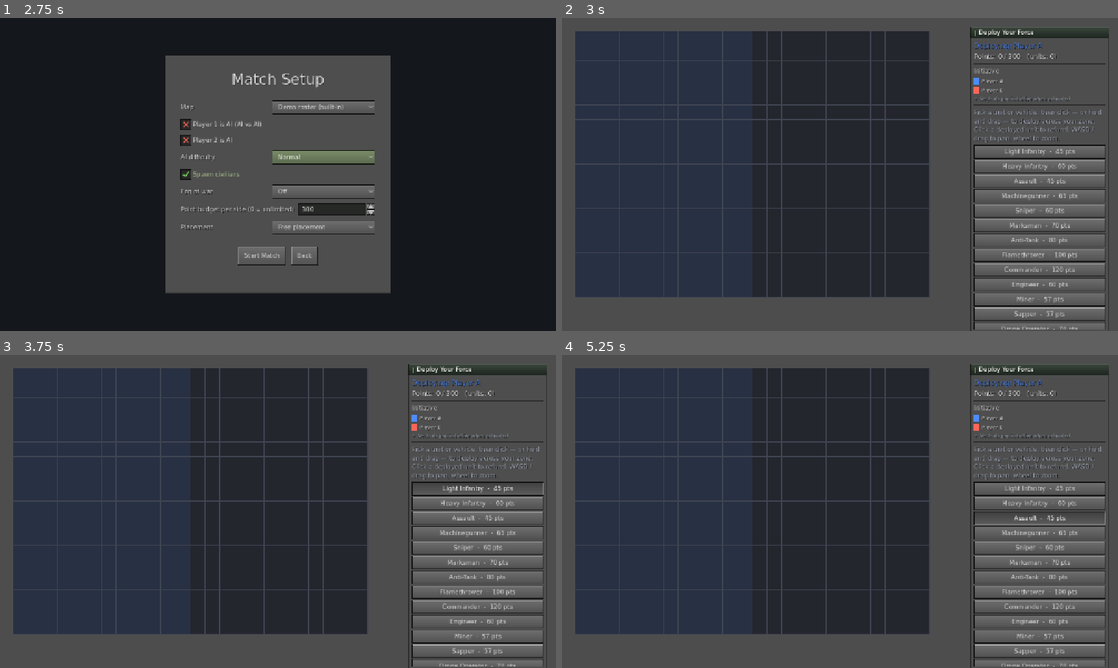
Above: before the commit, frames 1-4 (two rows, left to right).
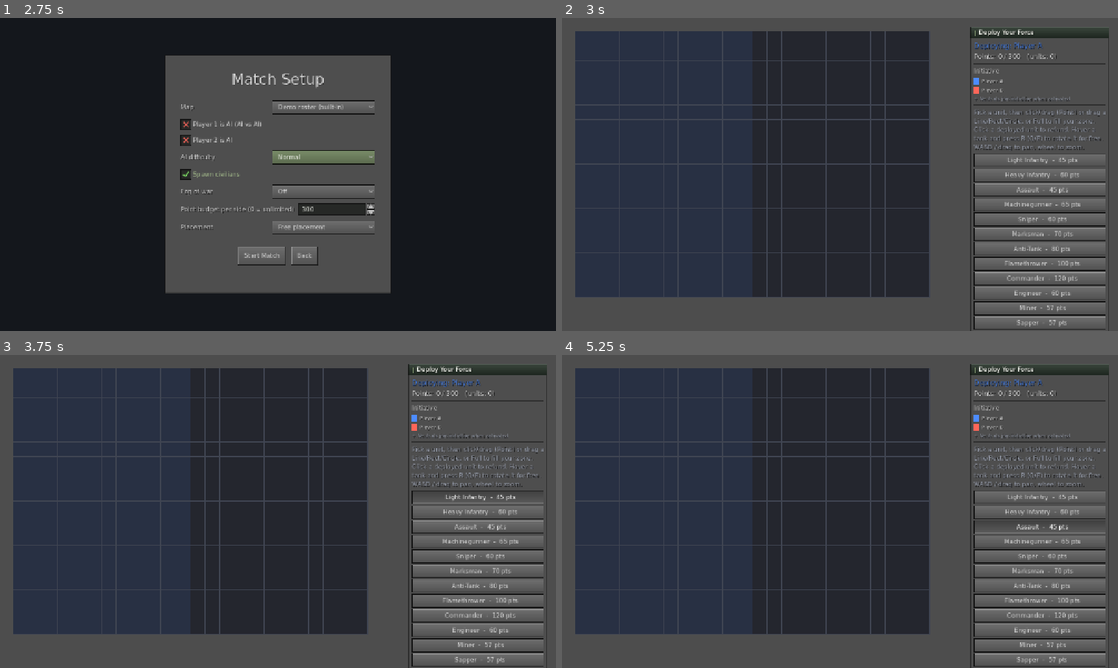
Above: after the commit, the same moments.

Repository: Broiler2113/mcf-isotope
Game: Godot game, scene res://scenes/MainMenu.tscn
Same seed, same stepped clock (60 frames per second), same inputs: the game is played once before the commit and once after it.
Inputs:
- Up to frame 1 (2.75 s): click "New Game" at 0.5 s; click "Normal" at 1.25 s; click "Normal" at 2 s
- Up to frame 2 (3 s): click "Start Match" at 2.75 s
- Up to frame 3 (3.75 s): click "Light Infantry - 45 pts" at 3.5 s
- Up to frame 4 (5.25 s): click "Heavy Infantry - 60 pts" at 4.25 s; click "Assault - 45 pts" at 5 s

Frame 1 is identical in both runs. In frame 2, 5.8% of the frame differs, in the area x 74-98%, y 29-100%; in frame 3, 5.7%; in frame 4, 5.9%.

Commit message:
Purchase-phase shape tools + free tank rotation (issues 12, 21)
- #12: deployment brush gains Point / Line / Rect / Circle / Full tools. Line/Rect/
  Circle drag out a shape (live preview, green=placeable, red=blocked); Full fills the
  active side's whole zone. Each shape places the selected unit in every valid cell,
  stopping when the budget runs out. Point keeps the old click+drag behaviour.
- #21: hover a deployed tank and press R (Q/E to reverse) to rotate its facing for
  free during deployment; a white arrow shows the front. Facing rides through
  MapData.set_spawn -> build_state (and the networked roster exchange via fx/fy), so
  the tank enters the battle pointed where you left it.

Harness green, baseline unchanged; Placement boots clean; facing verified end-to-end.

Co-Authored-By: Claude Opus 4.8 <noreply@anthropic.com>
Claude-Session: https://claude.ai/code/session_01NP6MMh1cxUTHzxC3XDW4Pi

Diff:
--- a/scenes/Placement.gd
+++ b/scenes/Placement.gd
@@ -69,6 +69,15 @@
 var _palette_buttons: Dictionary = {}
 var _flow_btn: Button
 var _stamp_btn: Button
+
+## Инструменты кисти на фазе закупки (item 12): точка/линия/прямоугольник/круг/заливка
+## зоны. Форма ставит выбранного юнита в каждую свою клетку — в пределах зоны, бюджета
+## и проходимости. Точка — прежнее поведение (клик + перетаскивание).
+enum PTool { POINT, LINE, RECT, CIRCLE, FILL }
+var _ptool: int = PTool.POINT
+var _shape_start: Vector2i = Vector2i(-9999, -9999)
+var _shape_cur: Vector2i = Vector2i(-9999, -9999)
+var _tool_buttons: Dictionary = {}
 
 # --- Сетевая расстановка (#93) ---
 ## Экран работает и в сетевой партии: каждый игрок набирает ТОЛЬКО свою армию и
@@ -157,8 +166,16 @@
 	var out: Array = []
 	for p in placed:
 		var c: Vector2i = p["coord"]
-		out.append({"id": p["stats_id"], "o": int(p["owner"]), "x": c.x, "y": c.y})
+		var f := _placed_facing_or_zero(p)
+		out.append({"id": p["stats_id"], "o": int(p["owner"]), "x": c.x, "y": c.y,
+			"fx": f.x, "fy": f.y})
 	return out
+
+## Фронт только для техники (item 21); для пехоты — ноль, чтобы в файл/сеть не ехало лишнее.
+func _placed_facing_or_zero(rec: Dictionary) -> Vector2i:
+	if VehicleDB.is_vehicle(rec["stats_id"]):
+		return _placed_facing(rec)
+	return Vector2i.ZERO
 
 func _on_net_ready() -> void:
 	if _my_ready:
@@ -301,7 +318,34 @@
 		pan += dir.normalized() * PAN_SPEED * delta
 		queue_redraw()
 
+## Восемь направлений фронта — для бесплатного поворота танка на закупке (item 21).
+const FACING8 := [Vector2i(1,0), Vector2i(1,1), Vector2i(0,1), Vector2i(-1,1),
+	Vector2i(-1,0), Vector2i(-1,-1), Vector2i(0,-1), Vector2i(1,-1)]
+
+## Направление фронта поставленной машины (item 21); по умолчанию — «в глубину поля»
+## от своей стороны. Пехоте фронт не нужен и не хранится.
+func _placed_facing(rec: Dictionary) -> Vector2i:
+	if rec.has("facing"):
+		return rec["facing"]
+	return Vector2i(1, 0) if int(rec["owner"]) == _sides()[0] else Vector2i(-1, 0)
+
 func _unhandled_input(event: InputEvent) -> void:
+	# Поворот танка под курсором на месте, бесплатно (item 21): клавиша R / Q / E.
+	if event is InputEventKey and event.pressed and not event.echo \
+			and event.keycode in [KEY_R, KEY_Q, KEY_E]:
+		var cur := _pos_to_cell(get_global_mouse_position())
+		var vi := _placed_at(cur)
+		if vi != -1 and VehicleDB.is_vehicle(placed[vi]["stats_id"]) \
+				and bool(VehicleDB.get_vehicle(placed[vi]["stats_id"]).get("has_facing", false)):
+			var cur_face := _placed_facing(placed[vi])
+			var idx := FACING8.find(cur_face)
+			if idx == -1:
+				idx = 0
+			var step := -1 if event.keycode == KEY_Q else 1
+			placed[vi]["facing"] = FACING8[(idx + step + FACING8.size()) % FACING8.size()]
+			_status.text = "Rotated the %s (free)." % _display_name(placed[vi]["stats_id"])
+			queue_redraw()
+		return
 	# Ввод над палитрой принадлежит панели — не панорамируем/зумим/ставим под ней.
 	if event is InputEventMouseButton and _pointer_over_panel(event.position):
 		return
@@ -326,6 +370,25 @@
 	if event is InputEventPanGesture:
 		pan -= event.delta * 24.0
 		queue_redraw()
+		return
+	# Инструменты-формы (item 12): линия/прямоугольник/круг тянутся от нажатия к
+	# отпусканию, заливка ставит всю зону одним кликом. Точка — прежнее перетаскивание.
+	if _ptool != PTool.POINT:
+		if event is InputEventMouseButton and event.button_index == MOUSE_BUTTON_LEFT:
+			if event.pressed:
+				if _ptool == PTool.FILL:
+					_place_many(_zone_cells(active_side))
+				else:
+					_shape_start = _pos_to_cell(get_global_mouse_position())
+					_shape_cur = _shape_start
+			elif _shape_start != Vector2i(-9999, -9999):
+				_place_many(_shape_cells(_shape_start, _shape_cur))
+				_shape_start = Vector2i(-9999, -9999)
+			return
+		if event is InputEventMouseMotion and _shape_start != Vector2i(-9999, -9999):
+			_shape_cur = _pos_to_cell(get_global_mouse_position())
+			queue_redraw()
+			return
 		return
 	# Расстановка перетаскиванием (#11): зажать ЛКМ и вести мышью — красим клетки.
 	if event is InputEventMouseButton and event.button_index == MOUSE_BUTTON_LEFT:
@@ -400,6 +463,99 @@
 
 func _paid_by(rec: Dictionary) -> int:
 	return int(rec.get("paid_by", rec["owner"]))
+
+func _select_tool(t: int) -> void:
+	_ptool = t
+	_shape_start = Vector2i(-9999, -9999)
+	for k: int in _tool_buttons:
+		(_tool_buttons[k] as Button).button_pressed = k == t
+	queue_redraw()
+
+# --- Инструменты-формы (item 12) ---
+## Клетки выбранной формы между a и b.
+func _shape_cells(a: Vector2i, b: Vector2i) -> Array:
+	match _ptool:
+		PTool.LINE: return _line_cells(a, b)
+		PTool.RECT: return _rect_fill_cells(a, b)
+		PTool.CIRCLE: return _disk_cells(a, b)
+	return []
+
+func _line_cells(a: Vector2i, b: Vector2i) -> Array:
+	var cells: Array = []
+	var dx := absi(b.x - a.x)
+	var dy := -absi(b.y - a.y)
+	var sx := 1 if a.x < b.x else -1
+	var sy := 1 if a.y < b.y else -1
+	var err := dx + dy
+	var x := a.x
+	var y := a.y
+	while true:
+		cells.append(Vector2i(x, y))
+		if x == b.x and y == b.y:
+			break
+		var e2 := 2 * err
+		if e2 >= dy:
+			err += dy
+			x += sx
+		if e2 <= dx:
+			err += dx
+			y += sy
+	return cells
+
+## Сплошной прямоугольник (не рамка) — на закупке важнее заполнить блок бойцами.
+func _rect_fill_cells(a: Vector2i, b: Vector2i) -> Array:
+	var cells: Array = []
+	for y in range(mini(a.y, b.y), maxi(a.y, b.y) + 1):
+		for x in range(mini(a.x, b.x), maxi(a.x, b.x) + 1):
+			cells.append(Vector2i(x, y))
+	return cells
+
+## Сплошной круг с центром a и радиусом до b.
+func _disk_cells(a: Vector2i, b: Vector2i) -> Array:
+	var cells: Array = []
+	var r := int(round(Vector2(b - a).length()))
+	for dy in range(-r, r + 1):
+		for dx in range(-r, r + 1):
+			if dx * dx + dy * dy <= r * r:
+				cells.append(a + Vector2i(dx, dy))
+	return cells
+
+## Все клетки зоны развёртывания стороны — для заливки.
+func _zone_cells(side: int) -> Array:
+	var cells: Array = []
+	for y in map.height:
+		for x in map.width:
+			var c := Vector2i(x, y)
+			if _in_zone(c, side):
+				cells.append(c)
+	return cells
+
+## Поставить выбранного юнита во все указанные клетки, где это возможно (зона, бюджет,
+## проходимость, свободно). Одна операция — один пересчёт меток.
+func _place_many(cells: Array) -> void:
+	if _mirror_locked():
+		_status.text = "Mirrored placement: use “Stamp Formation”."
+		return
+	if brush_unit == "":
+		_status.text = "Pick a unit from the palette first."
+		return
+	var cost := _cost(brush_unit)
+	var eb := _effective_budget(active_side)
+	var added := 0
+	for coord: Vector2i in cells:
+		if _placed_at(coord) != -1:
+			continue
+		if not _footprint_placeable(brush_unit, coord, active_side):
+			continue
+		if eb > 0 and spent[active_side] + cost > eb:
+			break
+		placed.append({"stats_id": brush_unit, "owner": active_side,
+				"coord": coord, "paid_by": active_side})
+		spent[active_side] += cost
+		added += 1
+	_status.text = "Deployed %d %s." % [added, _display_name(brush_unit)]
+	_refresh_labels()
+	queue_redraw()
 
 func _click_cell(coord: Vector2i) -> void:
 	# Клик по своему расставленному юниту — снять и вернуть очки.
@@ -491,6 +647,22 @@
 	# Расставленные юниты.
 	for p in placed:
 		_draw_token(p["coord"], int(p["owner"]), p["stats_id"], font)
+		# Стрелка фронта танка (item 21): показывает, куда он смотрит, — крутится клавишей R.
+		if VehicleDB.is_vehicle(p["stats_id"]) \
+				and bool(VehicleDB.get_vehicle(p["stats_id"]).get("has_facing", false)):
+			var vc := _cell_origin(p["coord"]) + Vector2(CELL, CELL) * 0.5
+			var fdir := Vector2(_placed_facing(p)).normalized()
+			draw_line(vc, vc + fdir * (CELL * 0.55), Color.WHITE, 3.0)
+			var perp := Vector2(-fdir.y, fdir.x) * (CELL * 0.14)
+			var tip := vc + fdir * (CELL * 0.55)
+			draw_colored_polygon(PackedVector2Array([
+				tip, tip - fdir * (CELL * 0.2) + perp, tip - fdir * (CELL * 0.2) - perp]), Color.WHITE)
+	# Предпросмотр формы-инструмента (item 12): куда ляжет линия/прямоугольник/круг.
+	if _ptool != PTool.POINT and _shape_start != Vector2i(-9999, -9999):
+		for sc: Vector2i in _shape_cells(_shape_start, _shape_cur):
+			var col := Color(0.35, 0.85, 0.5, 0.35) if _footprint_placeable(brush_unit, sc, active_side) \
+				else Color(0.9, 0.3, 0.2, 0.25)
+			draw_rect(Rect2(_cell_origin(sc), Vector2(CELL, CELL)), col)
 
 ## Ярлыки объектов — те же, что в бою (Main._draw): игрок должен видеть одну и ту же
 ## карту до и после старта, иначе расстановка превращается в угадайку.
@@ -617,7 +789,7 @@
 	vbox.add_child(HSeparator.new())
 
 	var hint := Label.new()
-	hint.text = "Pick a unit or vehicle, then click — or hold and drag — to deploy across your zone. Click a deployed unit to refund. WASD / drag to pan, wheel to zoom."
+	hint.text = "Pick a unit, then click/drag (Point) or drag a Line/Rect/Circle, or Full to fill your zone. Click a deployed unit to refund. Hover a tank and press R (Q/E) to rotate it for free. WASD / drag to pan, wheel to zoom."
 	hint.autowrap_mode = TextServer.AUTOWRAP_WORD_SMART
 	hint.custom_minimum_size = Vector2(290, 0)
 	hint.modulate = Color(0.75, 0.78, 0.85)
@@ -641,6 +813,27 @@
 		if not VehicleDB.is_vehicle(vid):
 			continue
 		_add_palette_button(vid, "%s  -  %d pts" % [_display_name(vid), _cost(vid)])
+
+	vbox.add_child(HSeparator.new())
+
+	# Инструменты-формы (item 12): точка/линия/прямоугольник/круг/заливка зоны.
+	var tools_lbl := Label.new()
+	tools_lbl.text = "Brush"
+	tools_lbl.add_theme_font_size_override("font_size", 13)
+	vbox.add_child(tools_lbl)
+	var tools_row := HBoxContainer.new()
+	tools_row.add_theme_constant_override("separation", 4)
+	vbox.add_child(tools_row)
+	for pair in [[PTool.POINT, "Point"], [PTool.LINE, "Line"], [PTool.RECT, "Rect"],
+			[PTool.CIRCLE, "Circle"], [PTool.FILL, "Full"]]:
+		var tb := Button.new()
+		tb.text = String(pair[1])
+		tb.toggle_mode = true
+		tb.button_pressed = _ptool == int(pair[0])
+		var pt: int = int(pair[0])
+		tb.pressed.connect(func() -> void: _select_tool(pt))
+		tools_row.add_child(tb)
+		_tool_buttons[pt] = tb
 
 	vbox.add_child(HSeparator.new())
 
@@ -760,10 +953,11 @@
 	# Собираем спавны: расставленные игроками + сохранённые мирные.
 	map.spawns = []
 	for p in placed:
-		map.set_spawn(p["coord"], p["stats_id"], int(p["owner"]))
+		map.set_spawn(p["coord"], p["stats_id"], int(p["owner"]), _placed_facing_or_zero(p))
 	# Армия соперника приходит по сети — обе стороны собирают ОДИН И ТОТ ЖЕ ростер (#93).
 	for e in _remote_roster:
-		map.set_spawn(Vector2i(int(e["x"]), int(e["y"])), str(e["id"]), int(e["o"]))
+		map.set_spawn(Vector2i(int(e["x"]), int(e["y"])), str(e["id"]), int(e["o"]),
+			Vector2i(int(e.get("fx", 0)), int(e.get("fy", 0))))
 	for s in preserved_neutral:
 		map.set_spawn(s["coord"], s["stats_id"], MCF.Owner.NEUTRAL)
 	if networked():
--- a/src/data/MapData.gd
+++ b/src/data/MapData.gd
@@ -89,9 +89,11 @@
 			kept.append(s)
 	spawns = kept
 
-func set_spawn(coord: Vector2i, stats_id: String, owner: int) -> void:
+func set_spawn(coord: Vector2i, stats_id: String, owner: int,
+		facing: Vector2i = Vector2i.ZERO) -> void:
 	clear_spawn_at(coord)
-	spawns.append({"stats_id": stats_id, "owner": owner, "coord": coord})
+	# facing (item 21) значим только для техники с фронтом; для пехоты — ZERO и игнор.
+	spawns.append({"stats_id": stats_id, "owner": owner, "coord": coord, "facing": facing})
 
 ## Зона развёртывания клетки (§3.3): владелец или -1, если клетка не в зоне.
 func get_zone(coord: Vector2i) -> int:
@@ -146,7 +148,11 @@
 			continue
 		# Техника (§техника): id из VehicleDB — ставим машину, а не пехотинца (#10).
 		if VehicleDB.is_vehicle(sid):
-			st.spawn_vehicle(sid, s["coord"], s["owner"])
+			var veh := st.spawn_vehicle(sid, s["coord"], s["owner"])
+			# Фронт, заданный на закупке (item 21), — если у машины он вообще есть.
+			var face: Vector2i = s.get("facing", Vector2i.ZERO)
+			if veh != null and face != Vector2i.ZERO and veh.facing != Vector2i.ZERO:
+				veh.facing = face
 			continue
 		var path := "res://src/data/units/%s.tres" % sid
 		if not ResourceLoader.exists(path):
